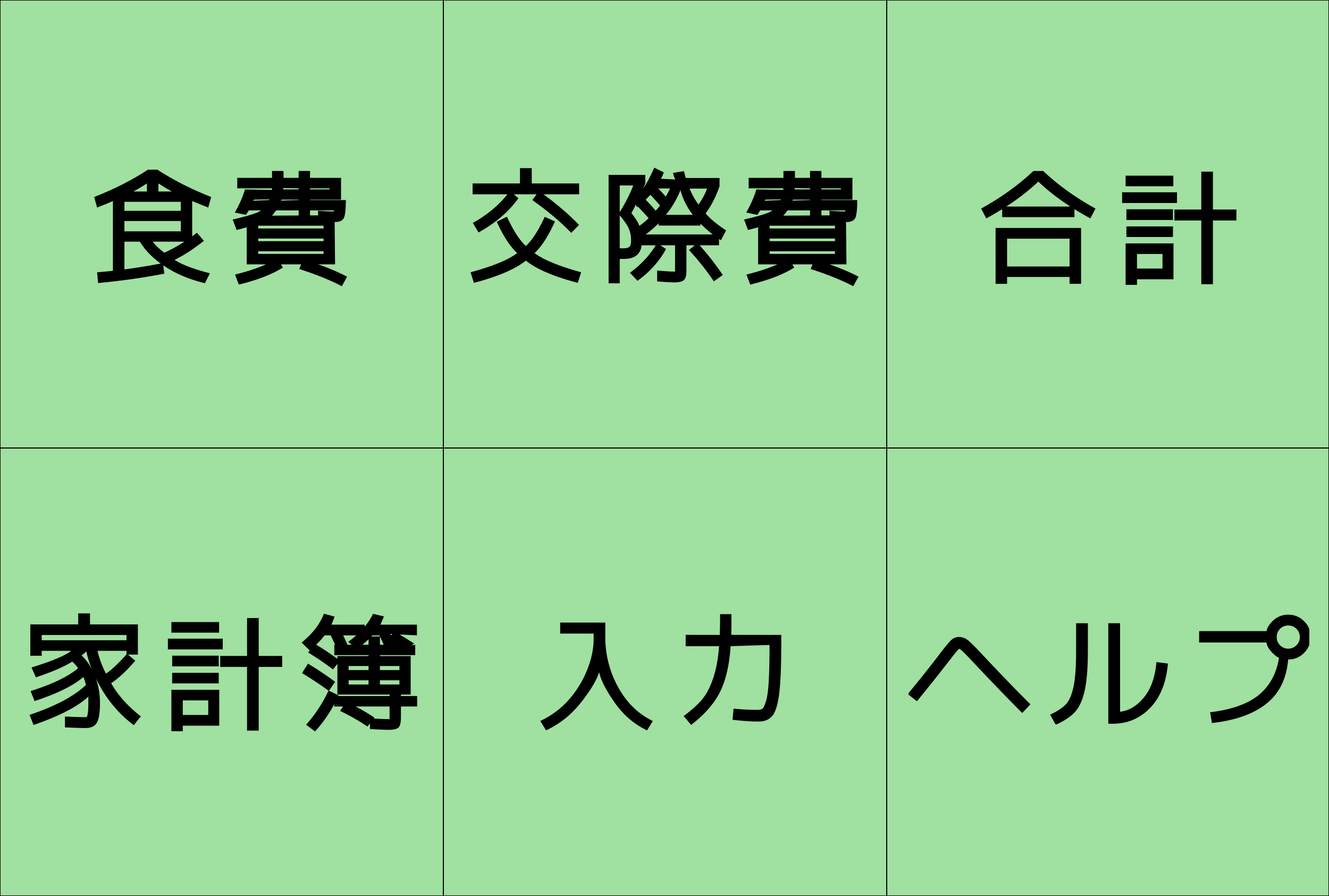
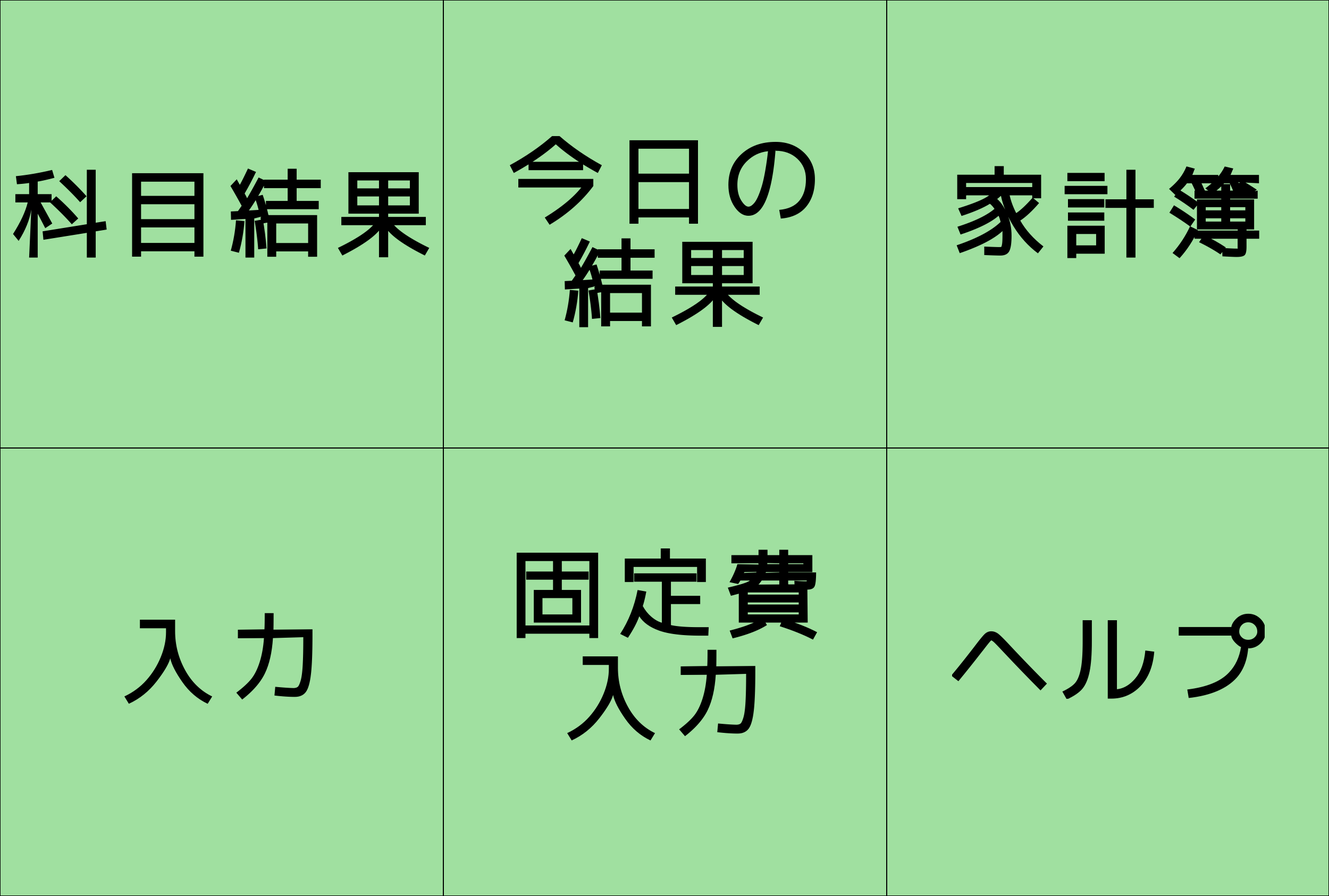
Comparing the layer stacks of the two 1329 × 896 images. Changes:
painted on "... #5" over [29, 612, 418, 733]
painted on "... #4" over [516, 548, 818, 742]
painted on "... #3" over [908, 613, 1310, 725]
painted on "... #2" over [956, 165, 1260, 286]
painted on "... #1" over [470, 136, 859, 328]
painted on "..." over [12, 168, 430, 287]
